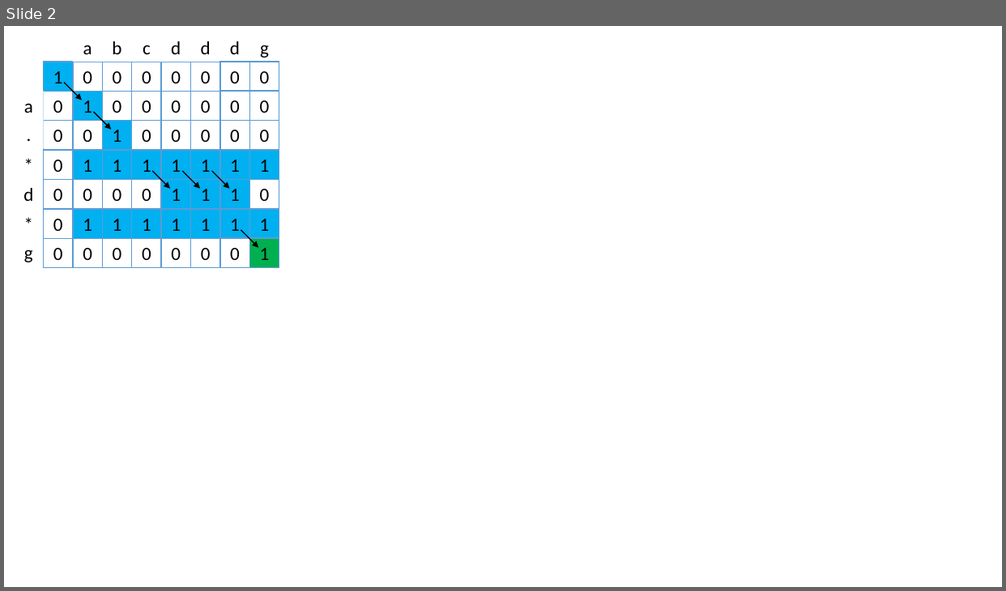
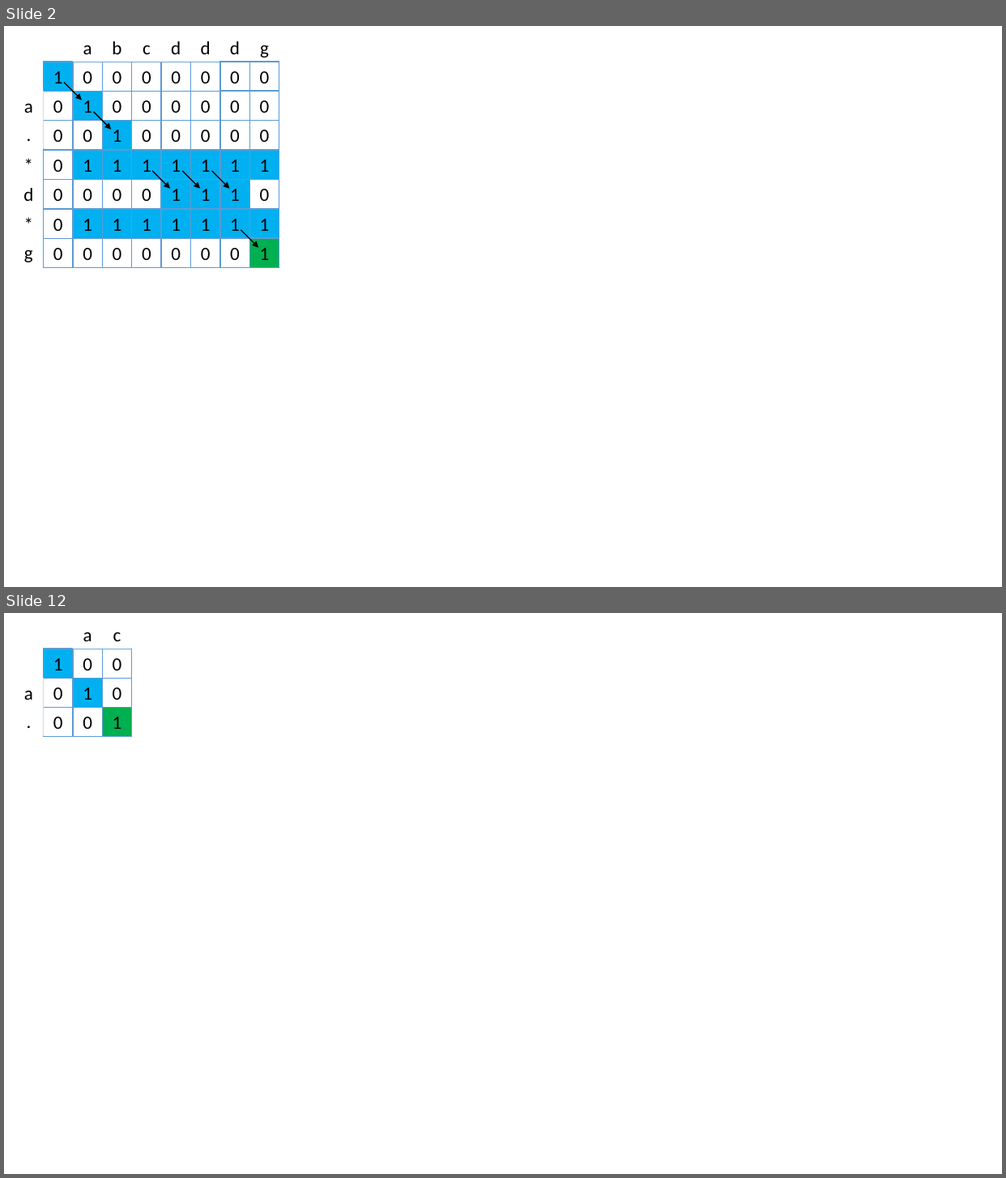
Before and after one commit to heray1990/LeetCodeInC, a slide deck: Resources/010_RegularExpressionMatching_DynamicProgramming.pptx. Shown one above the other, each under a label of ours: slide 2 before the commit, slides 2 and 12 after it; the slides between them are not shown. The pictures are 1006x591 and 1006x1178 pixels, drawn with LibreOffice and Linux fonts; fonts in the diff are those of the drawing. Boxes give left, top, right and bottom in pixels: in the first picture for what was removed or moved away, otherwise in the second. Text is boxed around its words. In the diff, an @@ line names an element or a change of style, - is before the commit and + after.

```diff
--- a/Resources/010_RegularExpressionMatching_DynamicProgramming.pptx
+++ b/Resources/010_RegularExpressionMatching_DynamicProgramming.pptx
@@ slide 12 added at (4, 613, 1002, 1174), background #FFFFFF @@
@@ text added at (83, 632, 92, 641), 18 pt, text #000000 @@
+a
@@ text added at (113, 632, 121, 641), 18 pt, text #000000 @@
+c
@@ rectangle added at (44, 649, 73, 678), fill #00B0F0, outline #5B9BD5 1 pt, 18 pt, text #000000 @@
+1
@@ rectangle added at (73, 649, 102, 678), fill #FFFFFF, outline #5B9BD5 1 pt, 18 pt, text #000000 @@
+0
@@ rectangle added at (102, 649, 131, 678), fill #FFFFFF, outline #5B9BD5 1 pt, 18 pt, text #000000 @@
+0
@@ rectangle added at (44, 678, 73, 707), fill #FFFFFF, outline #5B9BD5 1 pt, 18 pt, text #000000 @@
+0
@@ rectangle added at (73, 678, 102, 707), fill #00B0F0, outline #5B9BD5 1 pt, 18 pt, text #000000 @@
+1
@@ rectangle added at (102, 678, 131, 707), fill #FFFFFF, outline #5B9BD5 1 pt, 18 pt, text #000000 @@
+0
@@ text added at (14, 707, 43, 736), 18 pt, text #000000 @@
+.
@@ text added at (24, 690, 33, 700), 18 pt, text #000000 @@
+a
@@ rectangle added at (44, 707, 73, 736), fill #FFFFFF, outline #5B9BD5 1 pt, 18 pt, text #000000 @@
+0
@@ rectangle added at (73, 707, 102, 736), fill #FFFFFF, outline #5B9BD5 1 pt, 18 pt, text #000000 @@
+0
@@ rectangle added at (102, 707, 131, 736), fill #00B050, outline #5B9BD5 1 pt, 18 pt, text #000000 @@
+1
```
Also in this commit, not shown: 5 slides changed, 4 other slides added, 2 other files.
